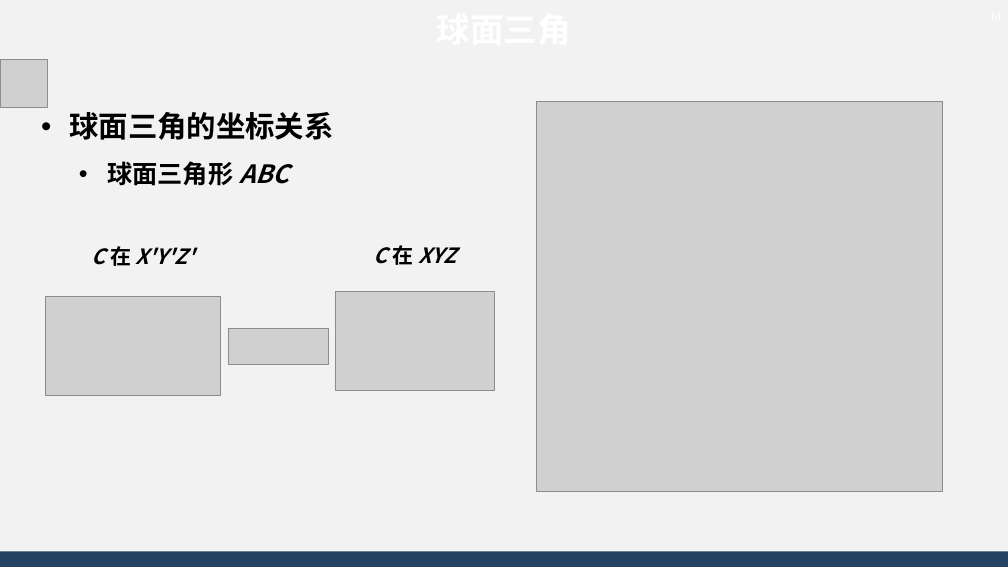
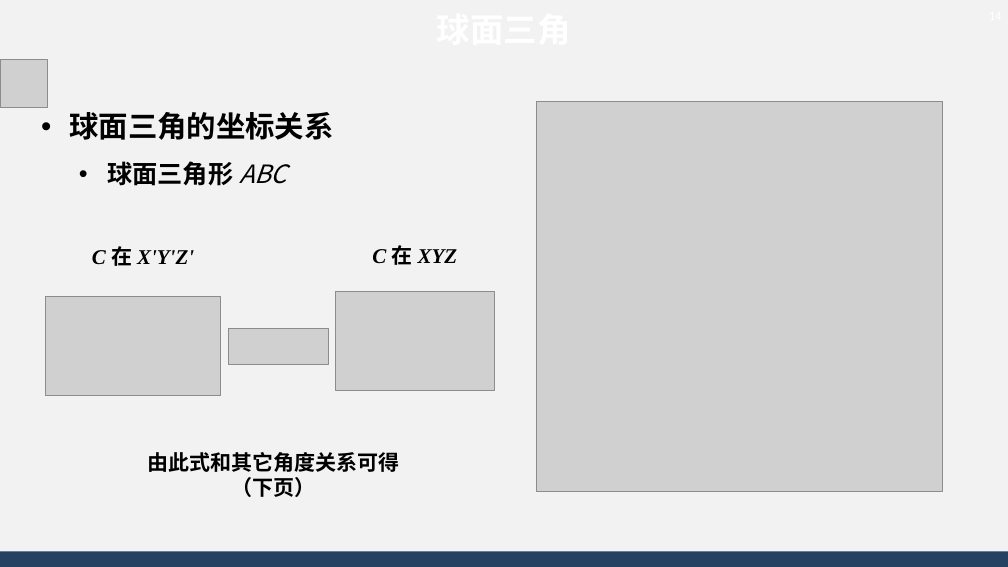
Before and after one commit to AsBackup/DAOSSA, a slide deck: slide 14 of 01 天球概念与时间系统.pptx. Drawn at 1008x567 pixels with LibreOffice and Linux fonts; fonts in the diff are those of the drawing; grey boxes stand for pictures; background and template pictures are left out. Boxes give left, top, right and bottom in pixels: in the first picture for what was removed or moved away, otherwise in the second. Text is boxed around its words. In the diff, an @@ line names an element or a change of style, - is before the commit and + after.

```diff
--- a/01 天球概念与时间系统.pptx
+++ b/01 天球概念与时间系统.pptx
@@ text at [107, 161, 287, 186]: bold off in "ABC" @@
@@ text "C 在 XYZ" at [372, 245, 458, 265]: font Noto Sans CJK SC to Times New Roman @@
@@ text "C 在 X'Y'Z'" at [92, 246, 194, 266]: font Noto Sans CJK SC to Times New Roman @@
@@ text added at [147, 452, 399, 497], 20 pt, text #000000, bold @@
+由此式和其它角度关系可得（下页）
```
Also in this commit, not shown: 9 other slides changed, 2 other files.
